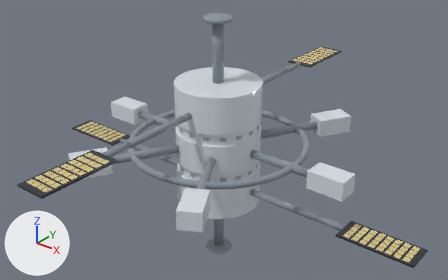
Before and after pictures for a commit that changed the glTF model assets/models/station.glb.
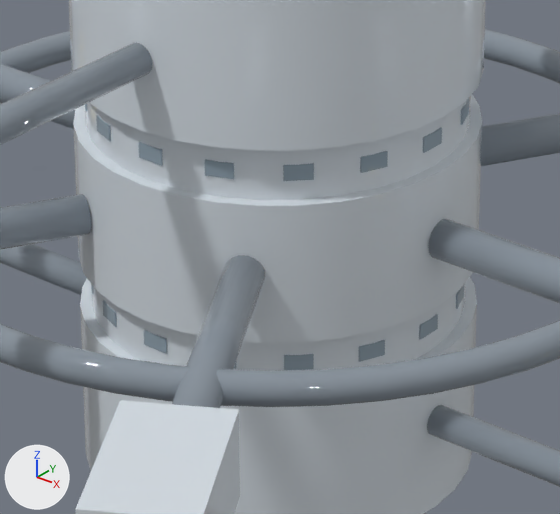
Old and new are each drawn whole from a camera (50 mm lens) standing at (8.3, -10.17, 6.4) and looking at (0.09, 0.09, 0.04) and again close up on the part from 36% to 62% of the width and 37% to 76% of the height. The lights are fixed; the arrows at lower left show +X, +Y and +Z. The older version's two pictures come first. Where no turn or scale is listed for an object, it has been applied to the vertices.

In view in the first close-up: 'cargo_docks', 'core_band_windows', 'core_main', 'mid_dock_struts', 'mid_ring', 'mid_solar_booms'.
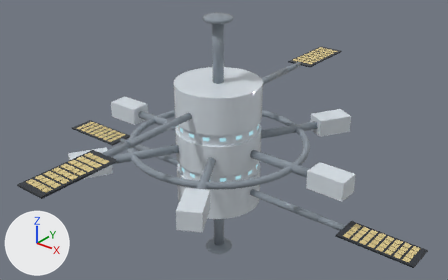
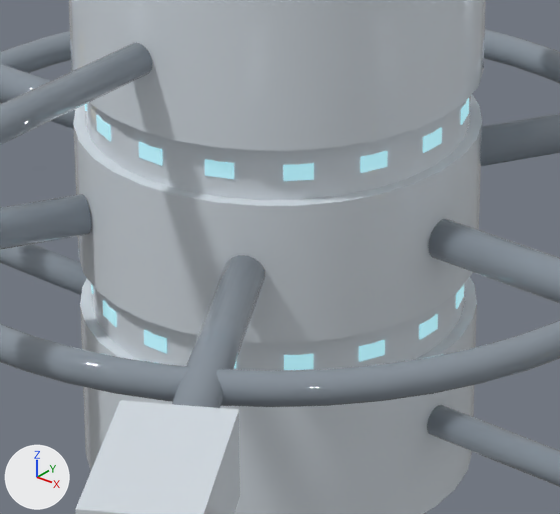
Location of each change, [x1, y1, x2, y2] in pixels of the close-ups (560 x 514 px):
'core_band_windows', recoloured, surface changed: [85, 98, 469, 370] in both

What the commit changed:
In material 'window_gunmetal_blue_mat' (mat_window_gunmetal_blue_mat), emission_strength is now set to 1.0.
In material 'window_gunmetal_blue_mat' (mat_window_gunmetal_blue_mat), emission_color is now set to (0.261, 0.544, 0.6), cyan #8cc3cb.
